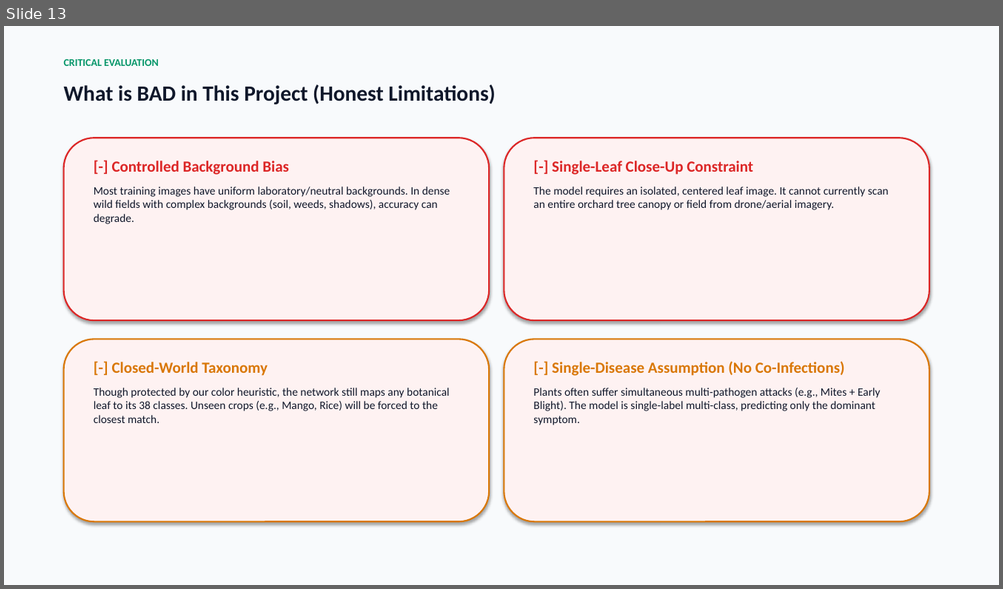
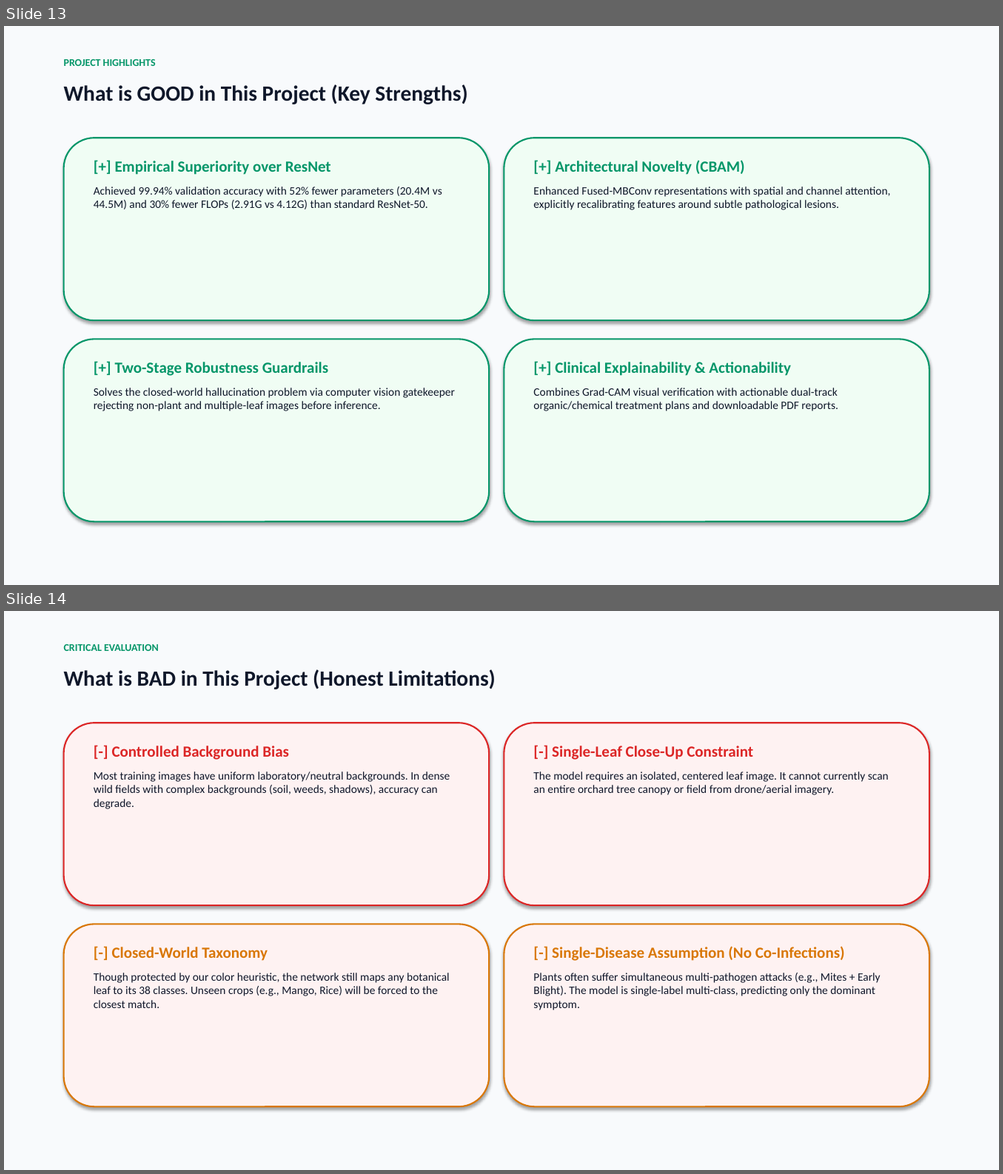
Before and after one commit to mokshit007/DL-crop-disease-detections, a slide deck: CropSense_AI_Official_Presentation.pptx. Shown one above the other, each under a label of ours: slide 13 before the commit, slides 13 and 14 after it. The pictures are 1003x589 and 1003x1174 pixels, drawn with LibreOffice and Linux fonts; fonts in the diff are those of the drawing. Boxes give left, top, right and bottom in pixels: in the first picture for what was removed or moved away, otherwise in the second. Text is boxed around its words. In the diff, an @@ line names an element or a change of style, - is before the commit and + after.

Commit message:
Add novel EfficientNetV2-CBAM attention architecture, multi-model benchmark suite, and robustness stress testing

```diff
--- a/CropSense_AI_Official_Presentation.pptx
+++ b/CropSense_AI_Official_Presentation.pptx
@@ slide 13 added at box(4, 26, 999, 585), background #FFFFFF @@
@@ rectangle added at box(4, 26, 999, 585), fill #F8FAFC, outline #F8FAFC 0.75 pt @@
@@ text added at box(64, 59, 156, 66), 10 pt, text #059669, bold @@
+PROJECT HIGHLIGHTS
@@ text added at box(64, 84, 467, 104), 21 pt, text #0F172A, bold @@
+What is GOOD in This Project (Key Strengths)
@@ rounded rectangle added at box(64, 138, 489, 321), fill #F0FDF4, outline #059669 1.5 pt @@
@@ rounded rectangle added at box(504, 138, 929, 321), fill #F0FDF4, outline #059669 1.5 pt @@
@@ text added at box(94, 161, 442, 210), 11 pt, text #0F172A @@
+[+] Empirical Superiority over ResNet
+Achieved 99.94% validation accuracy with 52% fewer parameters (20.4M vs 44.5M) and 30% fewer FLOPs (2.91G vs 4.12G) than standard ResNet-50.
@@ text added at box(533, 160, 890, 210), 11 pt, text #0F172A @@
+[+] Architectural Novelty (CBAM)
+Enhanced Fused-MBConv representations with spatial and channel attention, explicitly recalibrating features around subtle pathological lesions.
@@ rounded rectangle added at box(64, 339, 489, 522), fill #F0FDF4, outline #059669 1.5 pt @@
@@ rounded rectangle added at box(504, 339, 929, 522), fill #F0FDF4, outline #059669 1.5 pt @@
@@ text added at box(94, 362, 455, 412), 11 pt, text #0F172A @@
+[+] Two-Stage Robustness Guardrails
+Solves the closed-world hallucination problem via computer vision gatekeeper rejecting non-plant and multiple-leaf images before inference.
@@ text added at box(533, 362, 838, 412), 11 pt, text #0F172A @@
+[+] Clinical Explainability & Actionability
+Combines Grad-CAM visual verification with actionable dual-track organic/chemical treatment plans and downloadable PDF reports.
@@ what was slide 13 is now slide 14 @@
```
Also in this commit, not shown: 5 slides changed, 3 other slides added, 4 slides removed, 7 other files.
